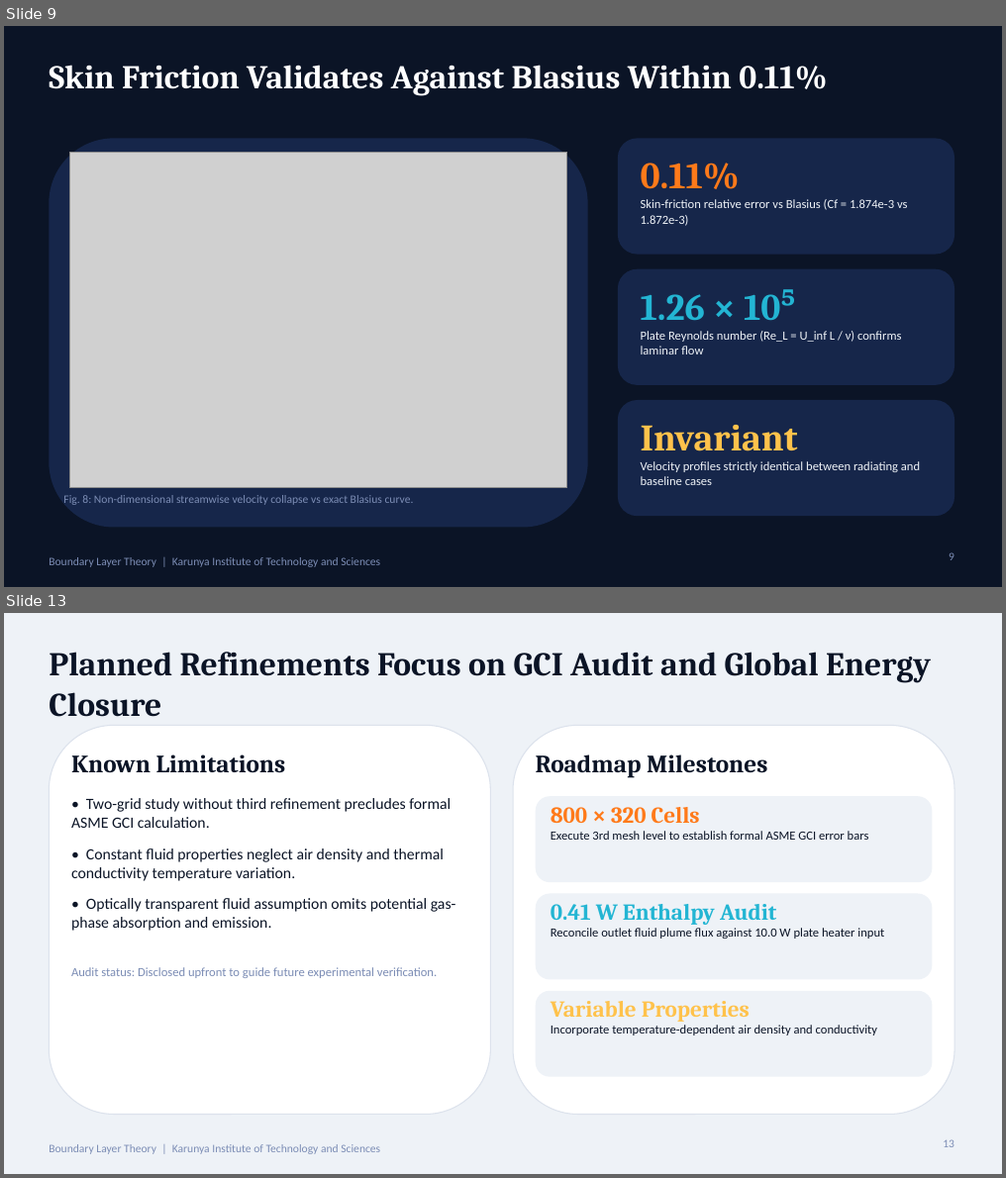
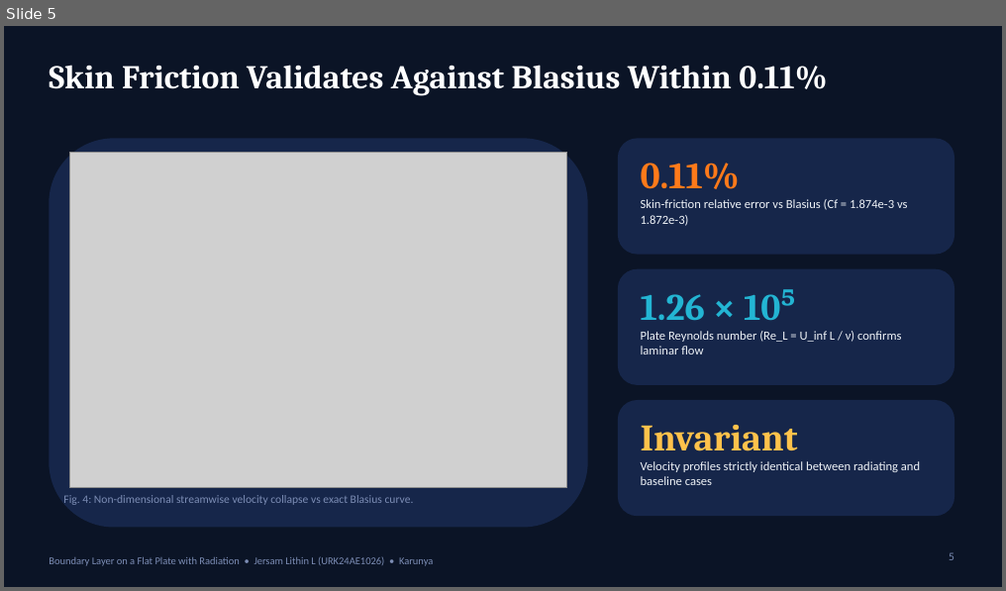
Before and after one commit to Jersam-l/flat-plate-with-radiation-cfd, a slide deck: Flat_Plate_Radiation_CFD_Pitch.pptx. Shown one above the other, each under a label of ours: slides 9 and 13 before the commit, slide 5 after it; the slides between them are not shown. The pictures are 1006x1178 and 1006x591 pixels, drawn with LibreOffice and Linux fonts; fonts in the diff are those of the drawing; grey boxes stand for pictures. Boxes give left, top, right and bottom in pixels: in the first picture for what was removed or moved away, otherwise in the second. Text is boxed around its words. In the diff, an @@ line names an element or a change of style, - is before the commit and + after.

Commit message:
feat(pitch): minimal 8-slide academic presentation for Jersam Lithin L

```diff
--- a/Flat_Plate_Radiation_CFD_Pitch.pptx
+++ b/Flat_Plate_Radiation_CFD_Pitch.pptx
@@ slide 13 removed at (4,613,1002,1174), background #EEF2F7; not listed: 1 template element that a slide beside it also shows @@
@@ text removed at (49,652,931,717) @@
-Planned Refinements Focus on GCI Audit and Global Energy Closure
@@ rounded rectangle removed at (49,725,491,1115) @@
@@ rounded rectangle removed at (513,725,954,1115) @@
@@ text removed at (71,755,456,978) @@
-Known Limitations
-• Two-grid study without third refinement precludes formal ASME GCI calculation.
-• Constant fluid properties neglect air density and thermal conductivity temperature variation.
-• Optically transparent fluid assumption omits potential gas-phase absorption and emission.
-Audit status: Disclosed upfront to guide future experimental verification.
@@ text removed at (536,755,768,778) @@
-Roadmap Milestones
@@ rounded rectangle removed at (536,796,933,882) @@
@@ text removed at (550,807,869,840) @@
-800 × 320 Cells
-Execute 3rd mesh level to establish formal ASME GCI error bars
@@ rounded rectangle removed at (536,894,933,980) @@
@@ text removed at (550,904,884,939) @@
-0.41 W Enthalpy Audit
-Reconcile outlet fluid plume flux against 10.0 W plate heater input
@@ rounded rectangle removed at (536,991,933,1077) @@
@@ text removed at (550,1001,877,1036) @@
-Variable Properties
-Incorporate temperature-dependent air density and conductivity
@@ text removed at (943,1140,954,1148) @@
-13
@@ what was slide 9 is now slide 5 @@
@@ slide 5 changed as well @@
@@ text at (63,495,414,505): text changed @@
-Fig. 8: Non-dimensional streamwise velocity collapse vs exact Blasius curve.
+Fig. 4: Non-dimensional streamwise velocity collapse vs exact Blasius curve.
@@ text at (49,557,433,567): text changed; size 11 to 10 pt @@
-Boundary Layer Theory | Karunya Institute of Technology and Sciences
+Boundary Layer on a Flat Plate with Radiation • Jersam Lithin L (URK24AE1026) • Karunya
```
Also in this commit, not shown: 7 other slides changed, 5 other slides removed, 25 other files.
